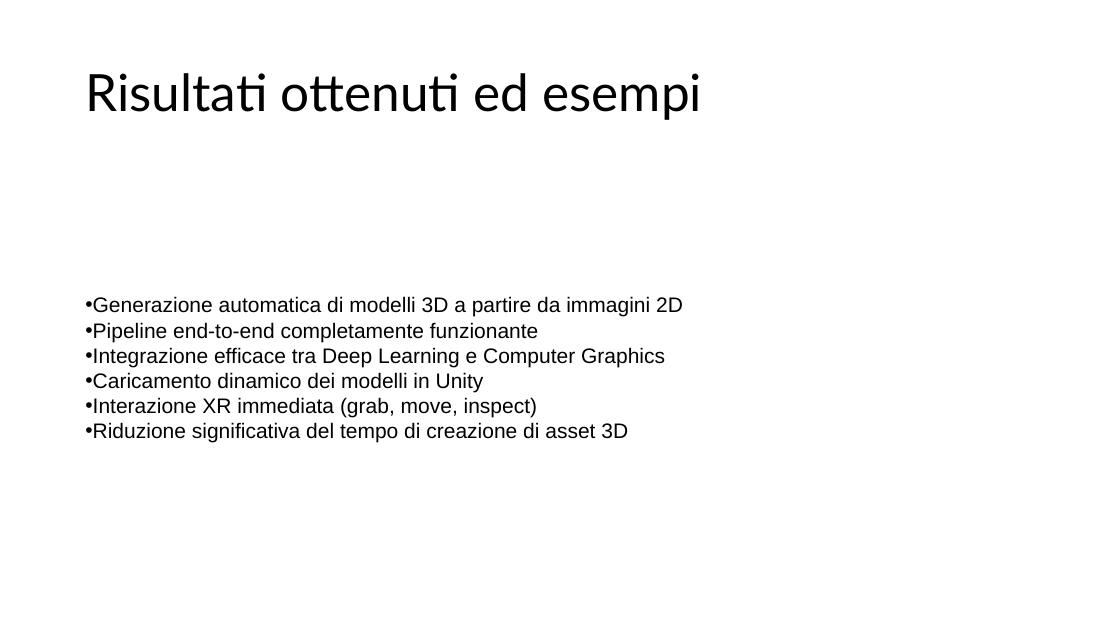
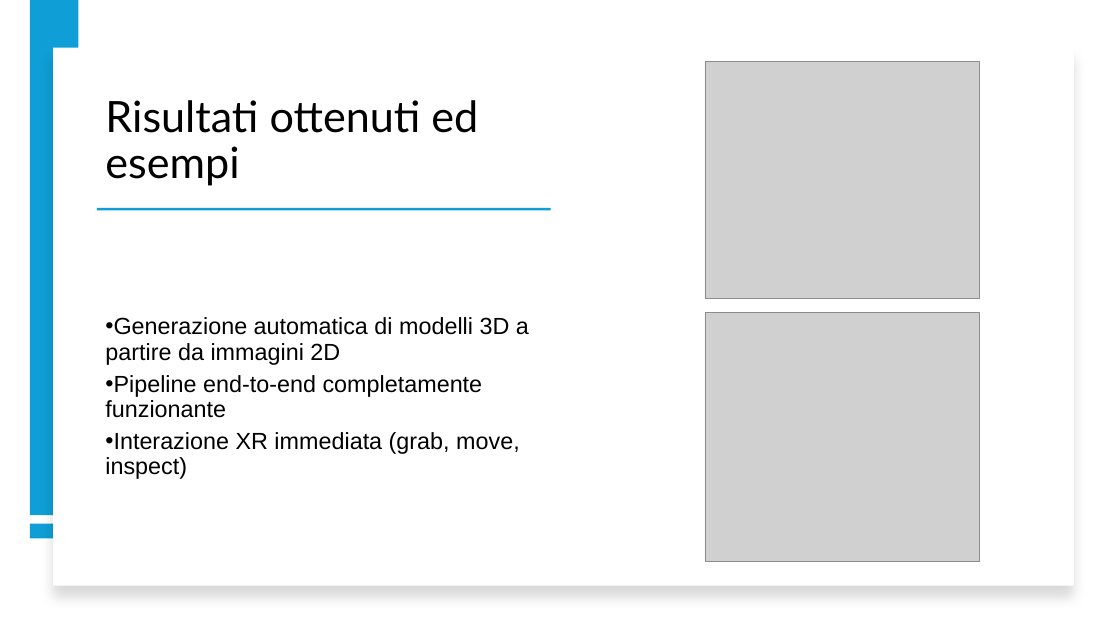
Before and after one commit to divitamarco/DigitalTwinSimulator, a slide deck: slide 9 of relazione/DigitalTwinSimulator.pptx (slide 10 before the commit). Drawn at 1120x630 pixels with LibreOffice and Linux fonts; fonts in the diff are those of the drawing; grey boxes stand for pictures. Boxes give left, top, right and bottom in pixels: in the first picture for what was removed or moved away, otherwise in the second. Text is boxed around its words. In the diff, an @@ line names an element or a change of style, - is before the commit and + after.

```diff
--- a/relazione/DigitalTwinSimulator.pptx
+++ b/relazione/DigitalTwinSimulator.pptx
@@ rectangle added at [30, 0, 79, 515], fill #0F9ED5 @@
@@ rectangle added at [53, 48, 1074, 586], fill #FFFFFF @@
@@ title "Risultati ottenuti ed esempi": place and size @@
-title "Risultati ottenuti ed esempi" at [85, 73, 702, 120]
+title "Risultati ottenuti ed esempi" at [105, 100, 478, 186]
@@ title "Risultati ottenuti ed esempi" at [105, 100, 478, 186]: size 44 to 37 pt; vertical alignment middle to bottom @@
@@ picture added at [705, 61, 979, 298] @@
@@ rectangle added at [97, 208, 550, 211], fill #0F9ED5 @@
@@ text "Generazione automatica di modelli 3D ...": place and size @@
-text "Generazione automatica di modelli 3D ..." at [85, 296, 683, 443]
+text "Generazione automatica di modelli 3D ..." at [105, 317, 529, 479]
@@ text "Generazione automatica di modelli 3D ..." at [105, 317, 529, 479]: size 18 to 20 pt; line spacing 1 to 0.9; more space between paragraphs @@
@@ picture added at [705, 313, 979, 561] @@
@@ text at [85, 347, 665, 393]: paragraphs removed @@
-• Integrazione efficace tra Deep Learning e Computer Graphics
-• Caricamento dinamico dei modelli in Unity
@@ text at [85, 422, 628, 443]: paragraph removed @@
-• Riduzione significativa del tempo di creazione di asset 3D
@@ rectangle added at [30, 523, 79, 538], fill #0F9ED5 @@
```
Also in this commit, not shown: 8 other slides changed, 2 slides removed.
